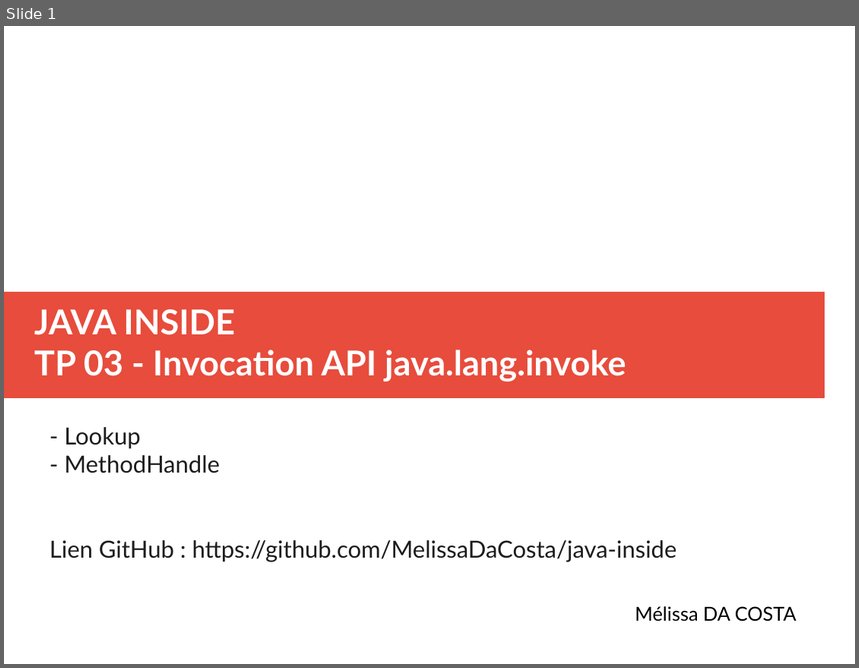
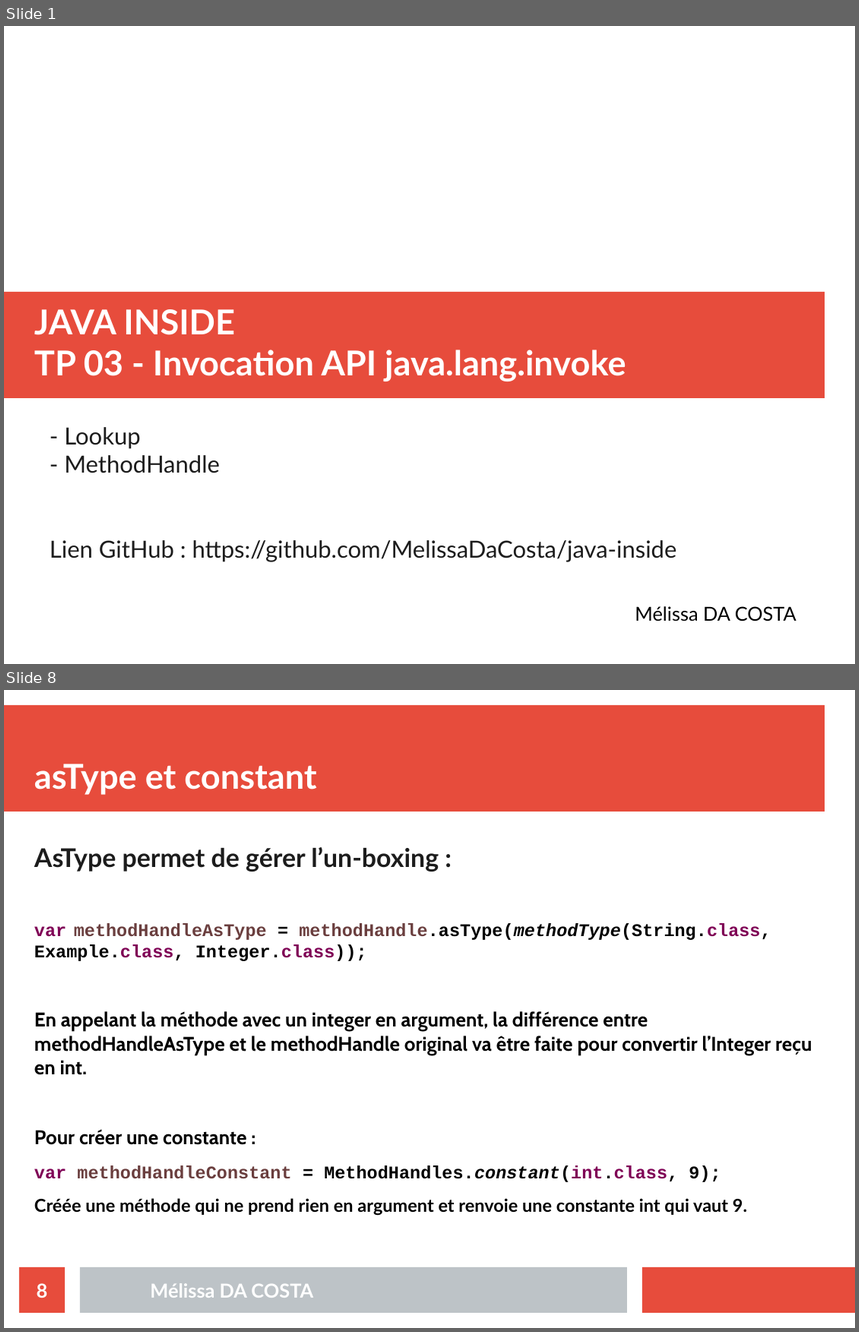
Before and after one commit to MelissaDaCosta/java-inside, a slide deck: lab3/Mélissa_DA_COSTA_slides_TP03.odp. Shown one above the other, each under a label of ours: slide 1 before the commit, slides 1 and 8 after it; the slides between them are not shown. The pictures are 859x668 and 859x1332 pixels, drawn with LibreOffice and Linux fonts; fonts in the diff are those of the drawing. Boxes give left, top, right and bottom in pixels: in the first picture for what was removed or moved away, otherwise in the second. Text is boxed around its words. In the diff, an @@ line names an element or a change of style, - is before the commit and + after.

```diff
--- a/lab3/Mélissa_DA_COSTA_slides_TP03.odp
+++ b/lab3/Mélissa_DA_COSTA_slides_TP03.odp
@@ slide 8 added at <box>4,690,855,1328</box>, background #FFFFFF @@
@@ rectangle added at <box>4,705,825,812</box>, fill #E74C3C @@
@@ title added at <box>34,764,316,795</box>, 32 pt, text #FFFFFF, bold @@
+asType et constant
@@ text added at <box>34,847,812,1216</box>, 16.6 pt, text #000000, bold @@
+AsType permet de gérer l’un-boxing :
+var methodHandleAsType = methodHandle.asType(methodType(String.class, Example.class, Integer.class));
+En appelant la méthode avec un integer en argument, la différence entre methodHandleAsType et le methodHandle original va être faite pour convertir l’Integer reçu en int.
+Pour créer une constante :
+var methodHandleConstant = MethodHandles.constant(int.class, 9);
+Créée une méthode qui ne prend rien en argument et renvoie une constante int qui vaut 9.
@@ page number added at <box>19,1268,65,1313</box>, fill #E74C3C, 18 pt, text #FFFFFF, bold @@
+8
@@ rectangle added at <box>80,1268,627,1313</box>, fill #BDC3C7 @@
@@ rectangle added at <box>643,1268,855,1313</box>, fill #E74C3C @@
@@ text added at <box>150,1284,313,1298</box>, 18 pt, text #FFFFFF, bold @@
+Mélissa DA COSTA
```
Also in this commit, not shown: 1 slide changed, 5 other slides added, 5 slides removed, 4 other files.
